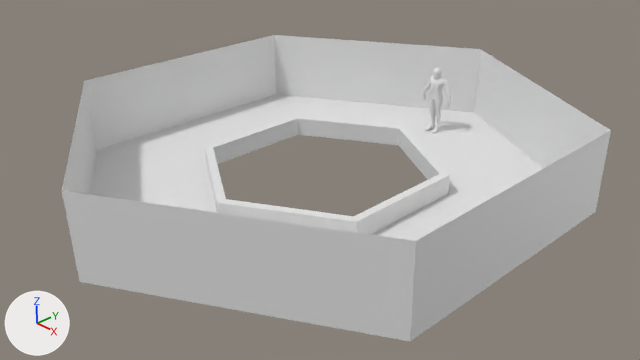
The Blender file biblioteca-babel.blend as it was, and as the next commit left it.
Rendered twice from the file's camera 'Camera'. The lights are fixed; the arrows at lower left show +X, +Y and +Z.

The first picture shows 'baranda', 'basemesh_male', 'paredes', 'piso'.
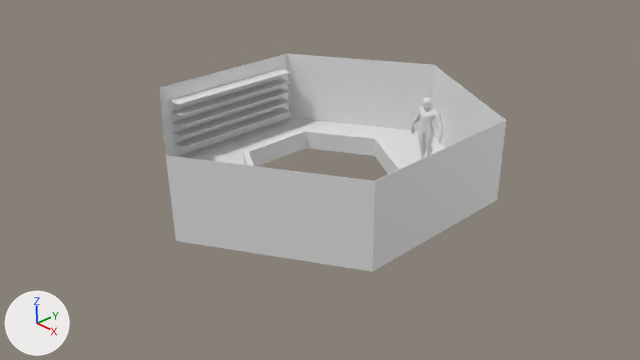
Changed parts and their boxes [x1, y1, x2, y2] in the pictures (640 x 360 px):
'paredes', moved, rescaled (37% narrower, 29% shorter)
    before: [62, 35, 611, 341]
    after: [159, 54, 506, 272]
'piso', moved, rescaled
    before: [90, 94, 543, 241]
    after: [176, 118, 445, 168]
'baranda', moved, rescaled
    before: [205, 116, 450, 235]
    after: [243, 129, 403, 181]
'anaqueles', added
    after: [169, 69, 292, 149]
'basemesh_male', moved
    before: [422, 68, 451, 133]
    after: [411, 98, 443, 160]

Patch to the scene script:
```diff
--- a/biblioteca-babel.blend.py
+++ b/biblioteca-babel.blend.py
@@ me_cube @@
+me_cube.from_pydata(...)  # a box spanning x -1.0..1.0, y -1.0..1.0, z -1.0..1.0
@@ ob_paredes @@
 ob_paredes = bpy.data.objects.new('paredes', me_cylinder_003)
-ob_paredes.location = (0.0, 0.0, 0.0)
-ob_paredes.scale = (6.0, 6.0, 6.0)
+ob_paredes.location = (0.01, 0.0, 0.0)
+ob_paredes.scale = (3.97, 3.97, 6.02)
@@ ob_piso @@
 ob_piso = bpy.data.objects.new('piso', me_cylinder_002)
-ob_piso.location = (0.0, 0.0, 0.0)
-ob_piso.scale = (6.0, 6.0, 6.0)
+ob_piso.location = (0.01, 0.0, 0.0)
+ob_piso.scale = (3.97, 3.97, 6.02)
@@ ob_baranda @@
 ob_baranda = bpy.data.objects.new('baranda', me_cylinder_001)
-ob_baranda.location = (0.0, 0.0, 0.0)
-ob_baranda.scale = (6.0, 6.0, 6.0)
+ob_baranda.location = (0.01, 0.0, 0.0)
+ob_baranda.scale = (3.97, 3.97, 6.02)
@@ ob_basemesh_male @@
 ob_basemesh_male = bpy.data.objects.new('basemesh_male', me_cube_001)
-ob_basemesh_male.location = (0.0, 3.68, 0.7)
+ob_basemesh_male.location = (1.11, 1.94, 0.7)
 ob_basemesh_male.rotation_euler = (1.571, 0.0, 0.0)  # degrees (90, 0, 0)
@@ ob_anaqueles @@
+ob_anaqueles = bpy.data.objects.new('anaqueles', me_cube)
+ob_anaqueles.location = (-2.87, 0.0, 0.31)
+ob_anaqueles.scale = (-0.172, 1.56, 0.0124)
+_m = ob_anaqueles.modifiers.new('Array', 'ARRAY')
+_m.count = 5
+_m.constant_offset_displace = (0.0, 0.0, 0.0)
+_m.relative_offset_displace = (0.0, 0.0, 10.0)
```
